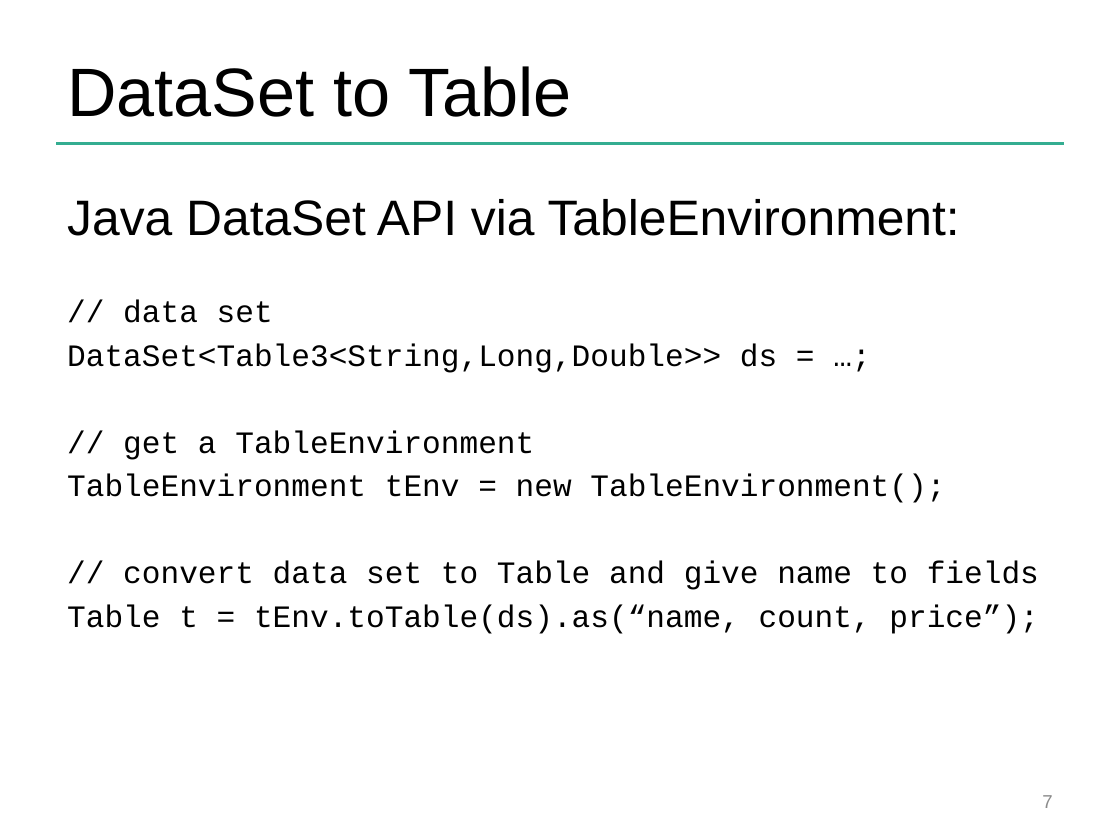
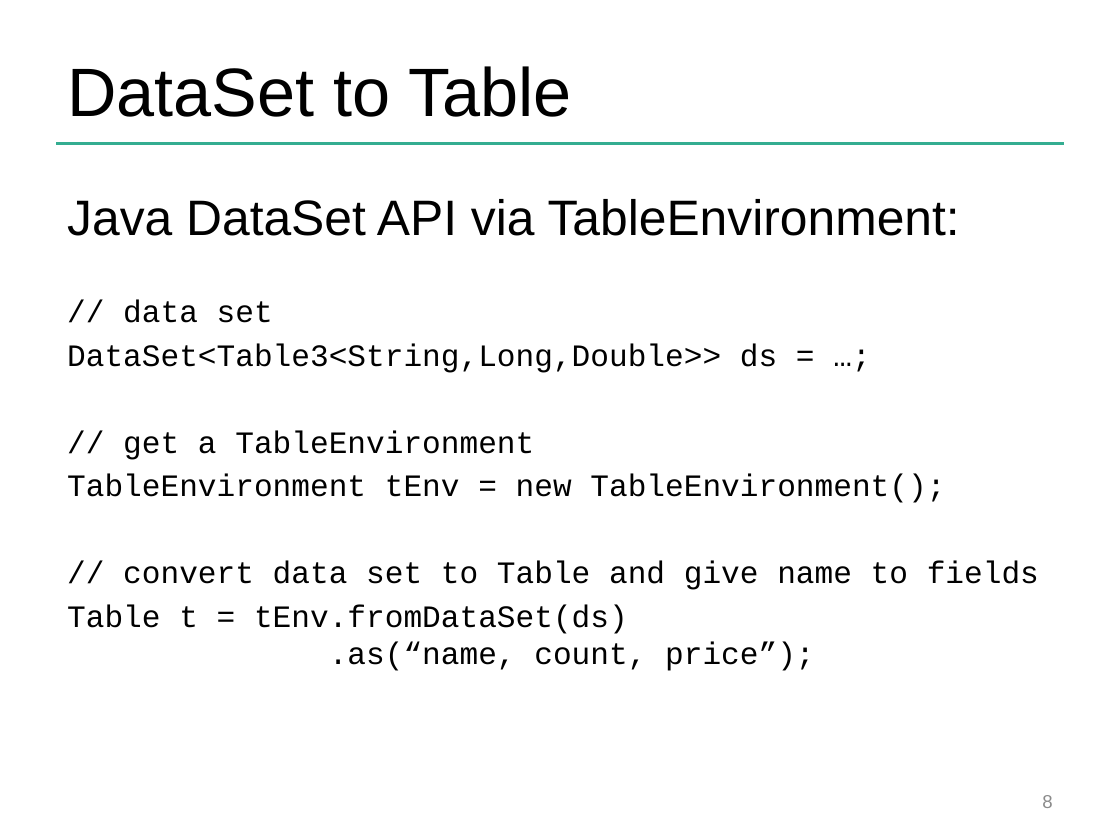
Before and after one commit to dataArtisans/flink-training-web, a slide deck: slide 8 of slides/flink_table.pptx (slide 7 before the commit). Drawn at 1120x840 pixels with LibreOffice and Linux fonts; fonts in the diff are those of the drawing; background and template pictures are left out. Boxes give left, top, right and bottom in pixels: in the first picture for what was removed or moved away, otherwise in the second. Text is boxed around its words. In the diff, an @@ line names an element or a change of style, - is before the commit and + after.

Commit message:
Added instructions to build Maven project prior to IDE import. Added dependency for Table API

```diff
--- a/slides/flink_table.pptx
+++ b/slides/flink_table.pptx
@@ text at [67, 605, 814, 671]: text changed @@
-Table t = tEnv.toTable(ds).as(“name, count, price”);
+Table t = tEnv.fromDataSet(ds)
+.as(“name, count, price”);
@@ page number at [1042, 795, 1052, 808]: text changed @@
-7
+8
```
Also in this commit, not shown: 2 other slides changed, 1 slide added, 2 other files.
